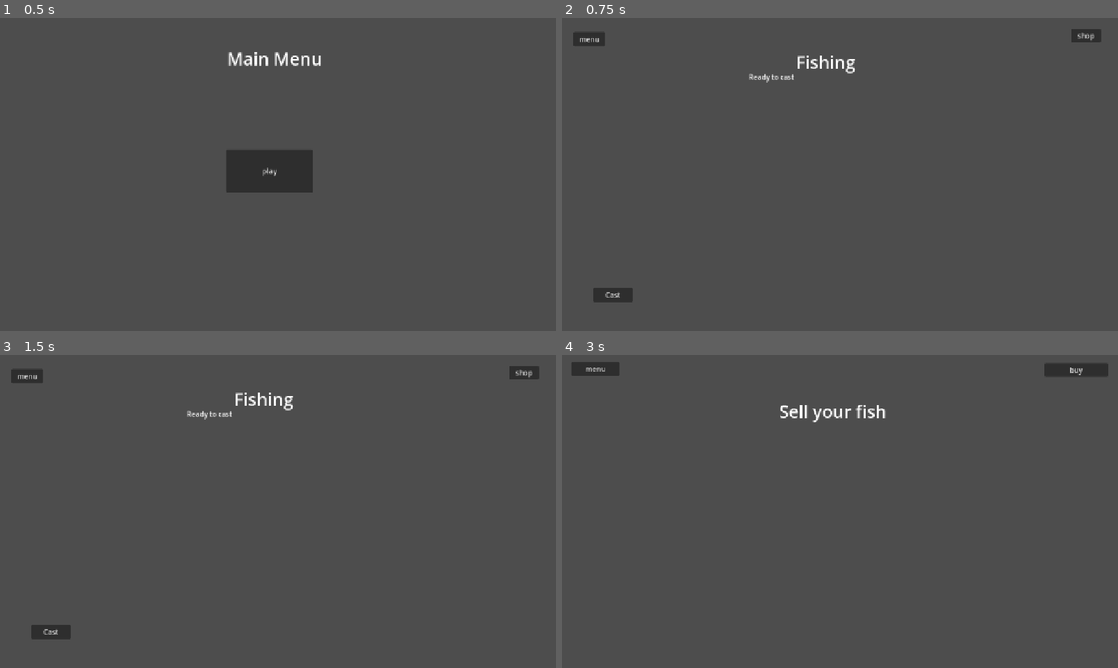
Above: before the commit, frames 1-4 (two rows, left to right).
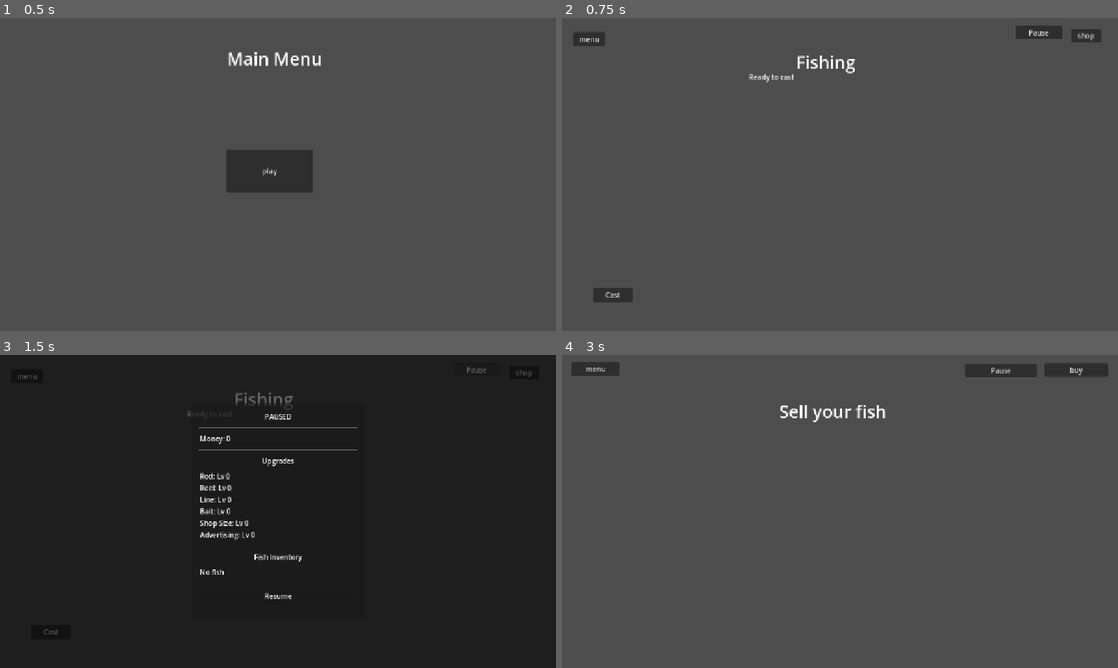
Above: after the commit, the same moments.

Repository: V-Mirea/comfy-summer-fishing-game
Game: Godot game, scene res://scenes/game.tscn
Same seed, same stepped clock (60 frames per second), same inputs: the game is played once before the commit and once after it. The engine's default icon, where the game draws it, is replaced by a stand-in: a white triangle on a blue panel in a dark square.
Inputs (mouse positions are in pixels of both pictures, inside the frame that each line leads up to):
- Up to frame 1 (0.5 s): no input
- Up to frame 2 (0.75 s): click "play" at 0.5 s
- Up to frame 3 (1.5 s): click (478, 370) at 1.25 s, where only the run after the commit has a clickable "Pause"
- Up to frame 4 (3 s): click (840, 596) at 2 s, where only the run after the commit has a clickable "Resume"; click "shop" at 2.75 s

Frame 1 is identical in both runs. In frame 2, 0.3% of the frame differs, in the area x 81-90%, y 2-7%; in frame 3, 100%, in the area x 0-100%, y 0-100%; in frame 4, 0.5%.

Commit message:
added pause menu and functionality to both mobile and pc

Diff:
--- a/project.godot
+++ b/project.godot
@@ -20,6 +20,7 @@
 Global="*uid://7eev6fhlvwap"
 FishDatabase="*res://scenes/autoload/fish_database.tscn"
 PlayerManager="*res://scripts/managers/player_manager.gd"
+PauseMenu="*res://scenes/autoload/pause_menu.tscn"
 
 [display]
 
@@ -40,6 +41,11 @@
 , Object(InputEventKey,"resource_local_to_scene":false,"resource_name":"","device":0,"window_id":0,"alt_pressed":false,"shift_pressed":false,"ctrl_pressed":false,"meta_pressed":false,"pressed":false,"keycode":0,"physical_keycode":32,"key_label":0,"unicode":0,"location":0,"echo":false,"script":null)
 ]
 }
+pause={
+"deadzone": 0.2,
+"events": [Object(InputEventKey,"resource_local_to_scene":false,"resource_name":"","device":0,"window_id":0,"alt_pressed":false,"shift_pressed":false,"ctrl_pressed":false,"meta_pressed":false,"pressed":false,"keycode":0,"physical_keycode":4194305,"key_label":0,"unicode":0,"location":0,"echo":false,"script":null)
+]
+}
 
 [physics]
 
--- /dev/null
+++ b/scenes/autoload/pause_menu.tscn
@@ -0,0 +1,86 @@
+[gd_scene format=3 uid="uid://i8dndk787jkg"]
+
+[ext_resource type="Script" uid="uid://c44smfmcdrab" path="res://scripts/managers/pause_menu.gd" id="1_script"]
+
+[node name="PauseMenu" type="CanvasLayer" unique_id=1736017532 node_paths=PackedStringArray("money_label", "upgrades_list", "fish_list", "resume_button")]
+process_mode = 3
+layer = 100
+visible = false
+script = ExtResource("1_script")
+money_label = NodePath("Panel/MarginContainer/VBox/MoneyLabel")
+upgrades_list = NodePath("Panel/MarginContainer/VBox/UpgradesList")
+fish_list = NodePath("Panel/MarginContainer/VBox/FishList")
+resume_button = NodePath("Panel/MarginContainer/VBox/ResumeButton")
+
+[node name="Darken" type="ColorRect" parent="." unique_id=1432399640]
+anchors_preset = 15
+anchor_right = 1.0
+anchor_bottom = 1.0
+grow_horizontal = 2
+grow_vertical = 2
+color = Color(0, 0, 0, 0.6)
+
+[node name="Panel" type="PanelContainer" parent="." unique_id=674956615]
+anchors_preset = 8
+anchor_left = 0.5
+anchor_top = 0.5
+anchor_right = 0.5
+anchor_bottom = 0.5
+offset_left = -200.0
+offset_top = -250.0
+offset_right = 200.0
+offset_bottom = 250.0
+grow_horizontal = 2
+grow_vertical = 2
+
+[node name="MarginContainer" type="MarginContainer" parent="Panel" unique_id=737232827]
+layout_mode = 2
+theme_override_constants/margin_left = 20
+theme_override_constants/margin_top = 20
+theme_override_constants/margin_right = 20
+theme_override_constants/margin_bottom = 20
+
+[node name="VBox" type="VBoxContainer" parent="Panel/MarginContainer" unique_id=158215001]
+layout_mode = 2
+theme_override_constants/separation = 12
+
+[node name="Title" type="Label" parent="Panel/MarginContainer/VBox" unique_id=1900182897]
+layout_mode = 2
+text = "PAUSED"
+horizontal_alignment = 1
+
+[node name="HSeparator" type="HSeparator" parent="Panel/MarginContainer/VBox" unique_id=1423100496]
+layout_mode = 2
+
+[node name="MoneyLabel" type="Label" parent="Panel/MarginContainer/VBox" unique_id=758842710]
+layout_mode = 2
+text = "Money: 0"
+
+[node name="HSeparator2" type="HSeparator" parent="Panel/MarginContainer/VBox" unique_id=827154382]
+layout_mode = 2
+
+[node name="UpgradesHeader" type="Label" parent="Panel/MarginContainer/VBox" unique_id=1619852164]
+layout_mode = 2
+text = "Upgrades"
+horizontal_alignment = 1
+
+[node name="UpgradesList" type="VBoxContainer" parent="Panel/MarginContainer/VBox" unique_id=657796813]
+layout_mode = 2
+
+[node name="HSeparator3" type="HSeparator" parent="Panel/MarginContainer/VBox" unique_id=1737605276]
+layout_mode = 2
+
+[node name="FishHeader" type="Label" parent="Panel/MarginContainer/VBox" unique_id=540206952]
+layout_mode = 2
+text = "Fish Inventory"
+horizontal_alignment = 1
+
+[node name="FishList" type="VBoxContainer" parent="Panel/MarginContainer/VBox" unique_id=720831022]
+layout_mode = 2
+
+[node name="HSeparator4" type="HSeparator" parent="Panel/MarginContainer/VBox" unique_id=1148851314]
+layout_mode = 2
+
+[node name="ResumeButton" type="Button" parent="Panel/MarginContainer/VBox" unique_id=2032420336]
+layout_mode = 2
+text = "Resume"
--- a/scenes/fishing_scene.tscn
+++ b/scenes/fishing_scene.tscn
@@ -7,11 +7,12 @@
 [sub_resource type="LabelSettings" id="LabelSettings_ptjo3"]
 font_size = 40
 
-[node name="FishingScene" type="Node2D" unique_id=1042002354 node_paths=PackedStringArray("status_label", "cast_button", "cancel_button", "bubble_manager")]
+[node name="FishingScene" type="Node2D" unique_id=1042002354 node_paths=PackedStringArray("status_label", "cast_button", "cancel_button", "pause_button", "bubble_manager")]
 script = ExtResource("1_ptjo3")
 status_label = NodePath("Container/StatusLabel")
 cast_button = NodePath("Container/CastButton")
 cancel_button = NodePath("Container/CancelButton")
+pause_button = NodePath("Container/PauseButton")
 bubble_manager = NodePath("BubbleManager")
 
 [node name="Container" type="Control" parent="." unique_id=1849949674]
@@ -81,6 +82,15 @@
 offset_right = 524.0
 offset_bottom = -14.0
 
+[node name="PauseButton" type="Button" parent="Container" unique_id=681437805]
+layout_mode = 0
+offset_left = 816.0
+offset_top = -166.0
+offset_right = 924.0
+offset_bottom = -139.0
+text = "Pause
+"
+
 [node name="BubbleManager" type="Node2D" parent="." unique_id=569624591]
 script = ExtResource("2_a8ye1")
 BubbleScene = ExtResource("3_tkjw3")
--- a/scenes/selling_scene.tscn
+++ b/scenes/selling_scene.tscn
@@ -7,8 +7,9 @@
 [sub_resource type="LabelSettings" id="LabelSettings_24tig"]
 font_size = 40
 
-[node name="SellingScene" type="Node2D" unique_id=826753257]
+[node name="SellingScene" type="Node2D" unique_id=826753257 node_paths=PackedStringArray("pause_button")]
 script = ExtResource("1_wmifp")
+pause_button = NodePath("Control/PauseButton")
 
 [node name="Control" type="Control" parent="." unique_id=729090283]
 layout_mode = 3
@@ -44,6 +45,15 @@
 horizontal_alignment = 1
 vertical_alignment = 1
 
+[node name="PauseButton" type="Button" parent="Control" unique_id=1489979418]
+layout_mode = 0
+offset_left = 928.0
+offset_top = 20.0
+offset_right = 1094.0
+offset_bottom = 48.0
+text = "Pause
+"
+
 [node name="CanvasLayer" type="CanvasLayer" parent="." unique_id=56083680]
 visible = false
 
--- a/scripts/managers/fishing_manager.gd
+++ b/scripts/managers/fishing_manager.gd
@@ -17,6 +17,7 @@
 @export var money_label: Label
 @export var cast_button: Button
 @export var cancel_button: Button
+@export var pause_button: Button
 @export var bubble_manager: BubbleManager
 
 # Called when the node enters the scene tree for the first time.
@@ -37,6 +38,7 @@
 
 	cast_button.pressed.connect(state_machine.change_state.bind(State.WAITING_FOR_BITE))
 	cancel_button.pressed.connect(state_machine.change_state.bind(State.IDLE))
+	pause_button.pressed.connect(_on_button_pause_pressed)
 
 
 # Called every frame. 'delta' is the elapsed time since the previous frame.
@@ -131,9 +133,11 @@
 	print(PlayerManager.get_all_fish())
 	state_machine.change_state(State.RESOLVED)
 
-
 func _on_button_menu_pressed():
 	transition_requested.emit(Global.State.MAIN_MENU)
 
 func _on_button_sell_pressed():
 	transition_requested.emit(Global.State.SELLING)
+
+func _on_button_pause_pressed():
+	PauseMenu.toggle()
--- /dev/null
+++ b/scripts/managers/pause_menu.gd
@@ -0,0 +1,58 @@
+extends CanvasLayer
+
+@export var money_label: Label
+@export var upgrades_list: VBoxContainer
+@export var fish_list: VBoxContainer
+@export var resume_button: Button
+
+func _ready() -> void:
+	process_mode = Node.PROCESS_MODE_ALWAYS
+	visible = false
+	resume_button.pressed.connect(toggle)
+
+func _unhandled_input(event: InputEvent) -> void:
+	if event.is_action_pressed("pause"):
+		toggle()
+		get_viewport().set_input_as_handled()
+
+func toggle() -> void:
+	if not visible:
+		open()
+	else:
+		close()
+
+func open() -> void:
+	_refresh()
+	visible = true
+	get_tree().paused = true
+
+func close() -> void:
+	visible = false
+	get_tree().paused = false
+
+func _refresh() -> void:
+	money_label.text = "Money: %d" % PlayerManager.data.money
+
+	#clear and rebuild upgrades, iterating from the player manager data. we could make it reactive, but note that
+	# on first opening from save data, we would need to rebuild anyways. so i believe most things in the pause menu should be
+	# not reactive
+	for child in upgrades_list.get_children():
+		child.queue_free()
+	for upgrade_id in PlayerManager.data.upgrades:
+		var label := Label.new()
+		label.text = "%s: Lv %d" % [upgrade_id.capitalize(), PlayerManager.data.upgrades[upgrade_id]]
+		upgrades_list.add_child(label)
+
+	#same goes for fish
+	for child in fish_list.get_children():
+		child.queue_free()
+	var fish_inventory := PlayerManager.get_all_fish()
+	if fish_inventory.is_empty():
+		var label := Label.new()
+		label.text = "No fish"
+		fish_list.add_child(label)
+	else:
+		for fish in fish_inventory:
+			var label := Label.new()
+			label.text = "%s (Quality: %d)" % [fish.species.display_name, fish.quality]
+			fish_list.add_child(label)
--- a/scripts/managers/selling_manager.gd
+++ b/scripts/managers/selling_manager.gd
@@ -2,9 +2,11 @@
 
 signal transition_requested(state: Global.State)
 
+@export var pause_button: Button
+
 # Called when the node enters the scene tree for the first time.
 func _ready():
-	pass
+	pause_button.pressed.connect(_on_button_pause_pressed)
 
 # Called every frame. 'delta' is the elapsed time since the previous frame.
 func _process(delta):
@@ -20,3 +22,6 @@
 
 func _on_request_spawn_customer(customer: Customer):
 	add_child(customer)
+
+func _on_button_pause_pressed():
+	PauseMenu.toggle()
Not shown, added: scripts/managers/pause_menu.gd.uid
